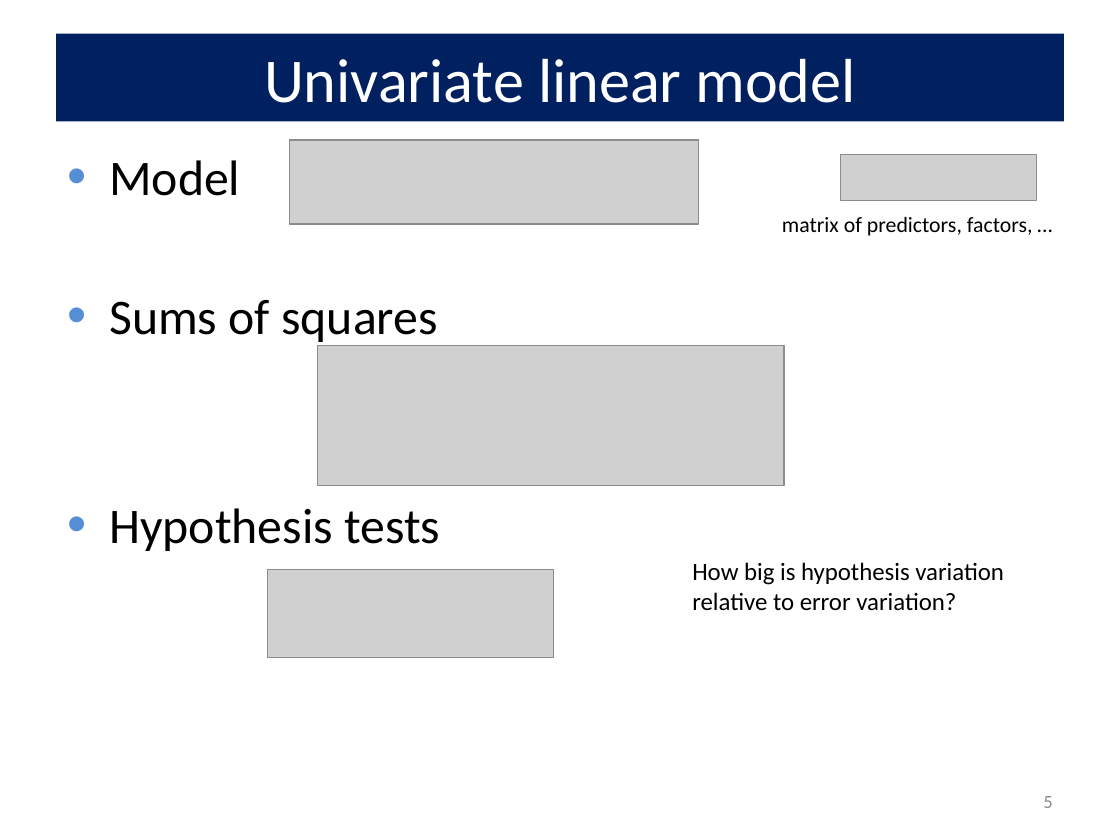
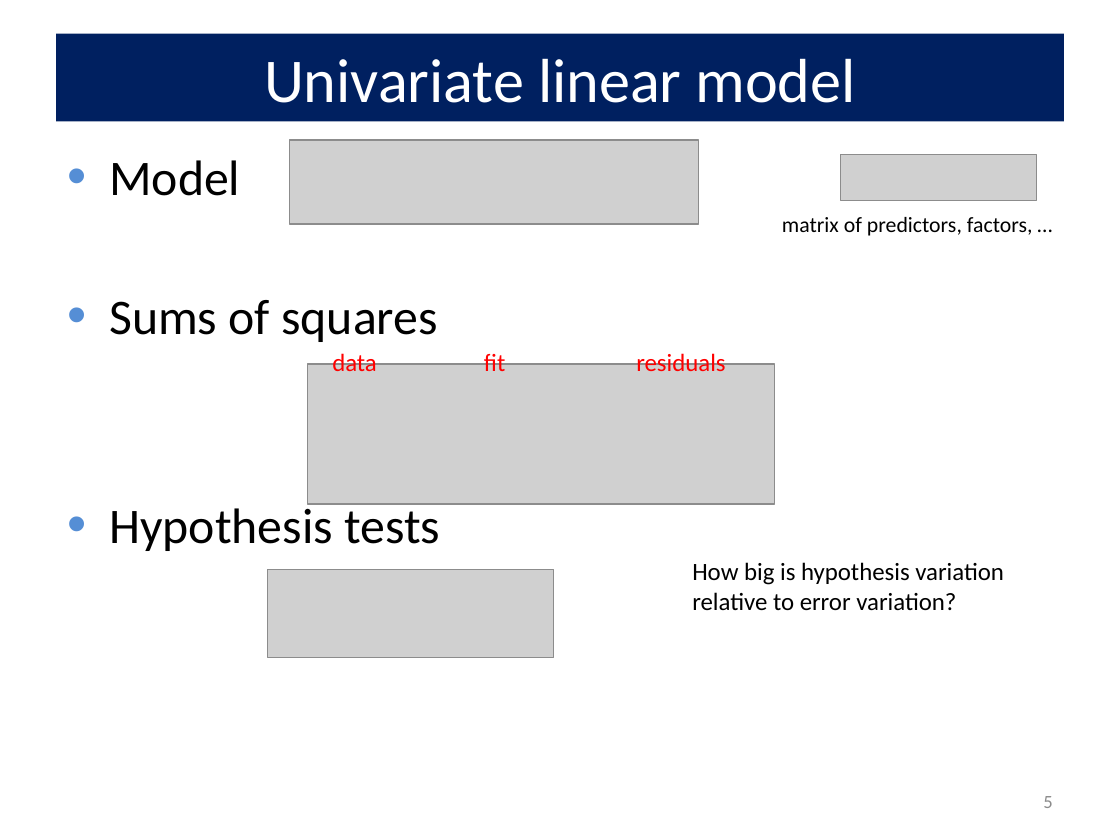
Before and after one commit to friendly/VisMLM-course, a slide deck: slide 5 of docs/lectures/lecture2.pptx. Drawn at 1120x840 pixels with LibreOffice and Linux fonts; fonts in the diff are those of the drawing; grey boxes stand for pictures. Boxes give left, top, right and bottom in pixels: in the first picture for what was removed or moved away, otherwise in the second. Text is boxed around its words. In the diff, an @@ line names an element or a change of style, - is before the commit and + after.

```diff
--- a/docs/lectures/lecture2.pptx
+++ b/docs/lectures/lecture2.pptx
@@ text added at box(332, 350, 377, 376), 16 pt, text #FF0000 @@
+data
@@ text added at box(484, 350, 505, 376), 16 pt, text #FF0000 @@
+fit
@@ text added at box(636, 351, 725, 377), 16 pt, text #FF0000 @@
+residuals
@@ picture: place and size @@
-picture at box(317, 345, 784, 485)
+picture at box(308, 364, 775, 504)
```
Also in this commit, not shown: 4 other slides changed, 5 slides added, 52 other files.
